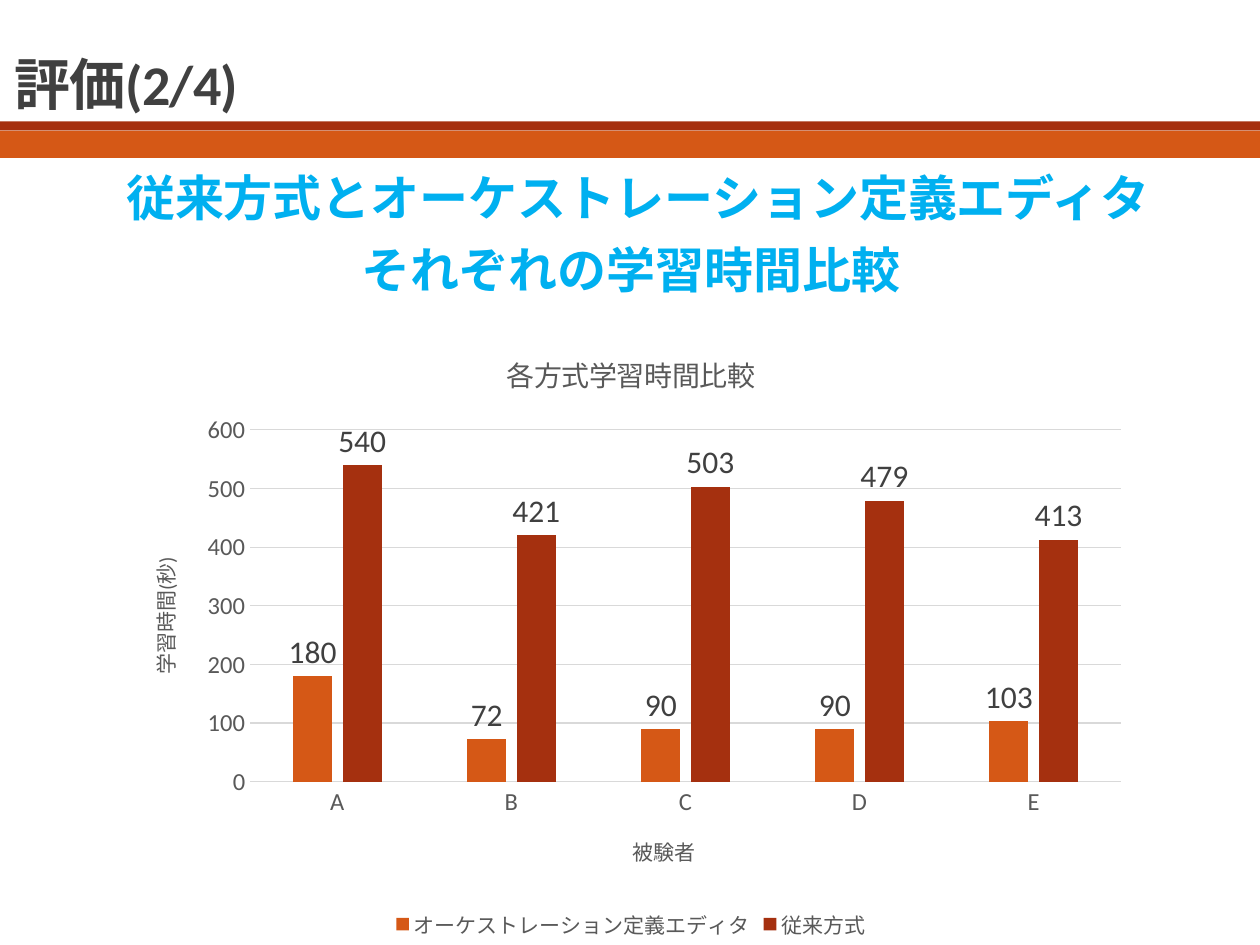
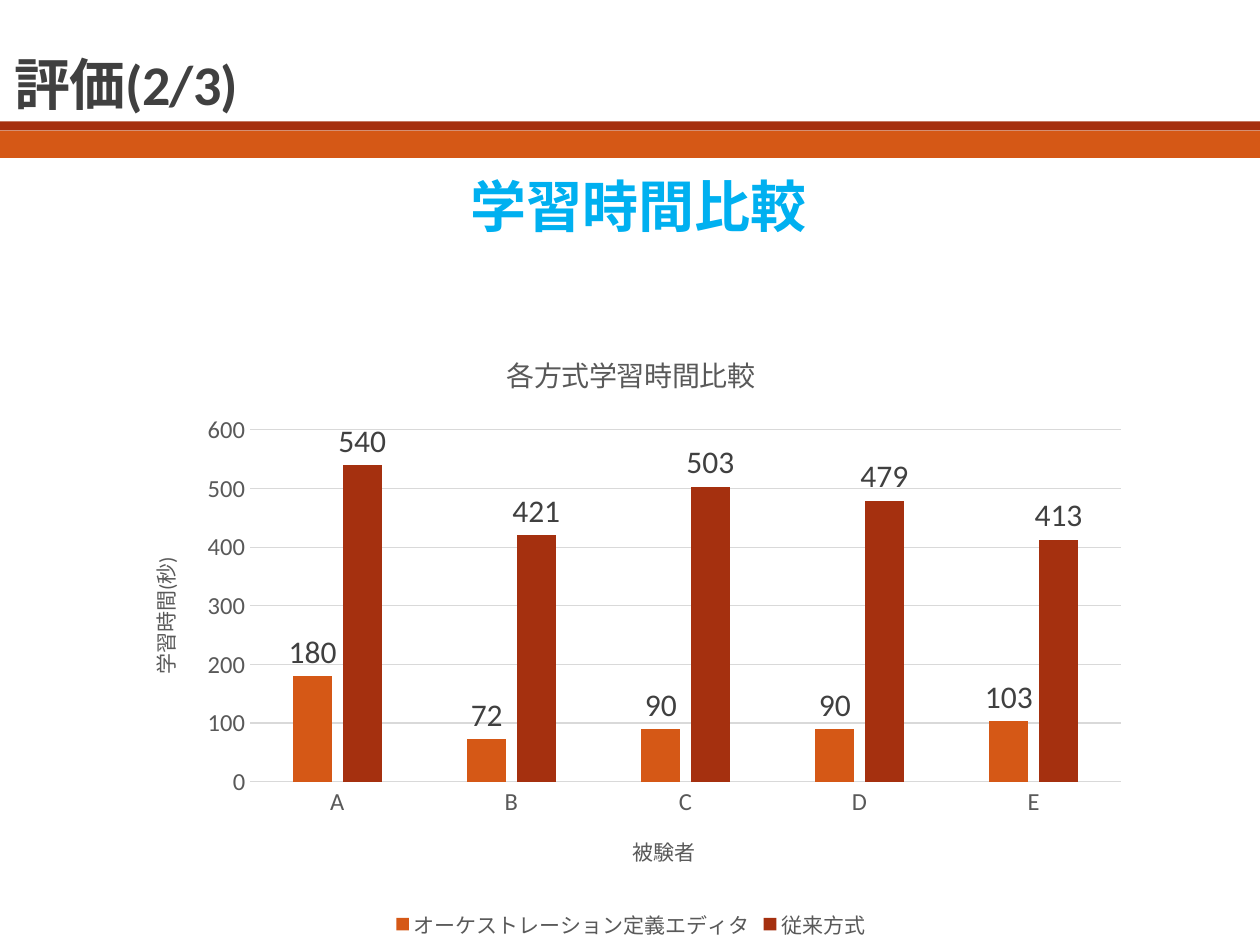
Before and after one commit to bokuhide/GUIToolCreate, a slide deck: slide 11 of 卒業論文本体/発表用スライド_川口.pptx (slide 10 before the commit). Drawn at 1260x945 pixels with LibreOffice and Linux fonts; fonts in the diff are those of the drawing. Boxes give left, top, right and bottom in pixels: in the first picture for what was removed or moved away, otherwise in the second. Text is boxed around its words. In the diff, an @@ line names an element or a change of style, - is before the commit and + after.

```diff
--- a/卒業論文本体/発表用スライド_川口.pptx
+++ b/卒業論文本体/発表用スライド_川口.pptx
@@ title at (14, 57, 238, 114): text changed @@
-評価(2/4)
+評価(2/3)
@@ text at (470, 179, 806, 232): text changed; size 28 to 32 pt @@
-  従来方式とオーケストレーション定義エディタ
-それぞれの学習時間比較
+  学習時間比較
```
Also in this commit, not shown: 10 other slides changed, 2 slides added, 1 slide removed, 5 other files.
